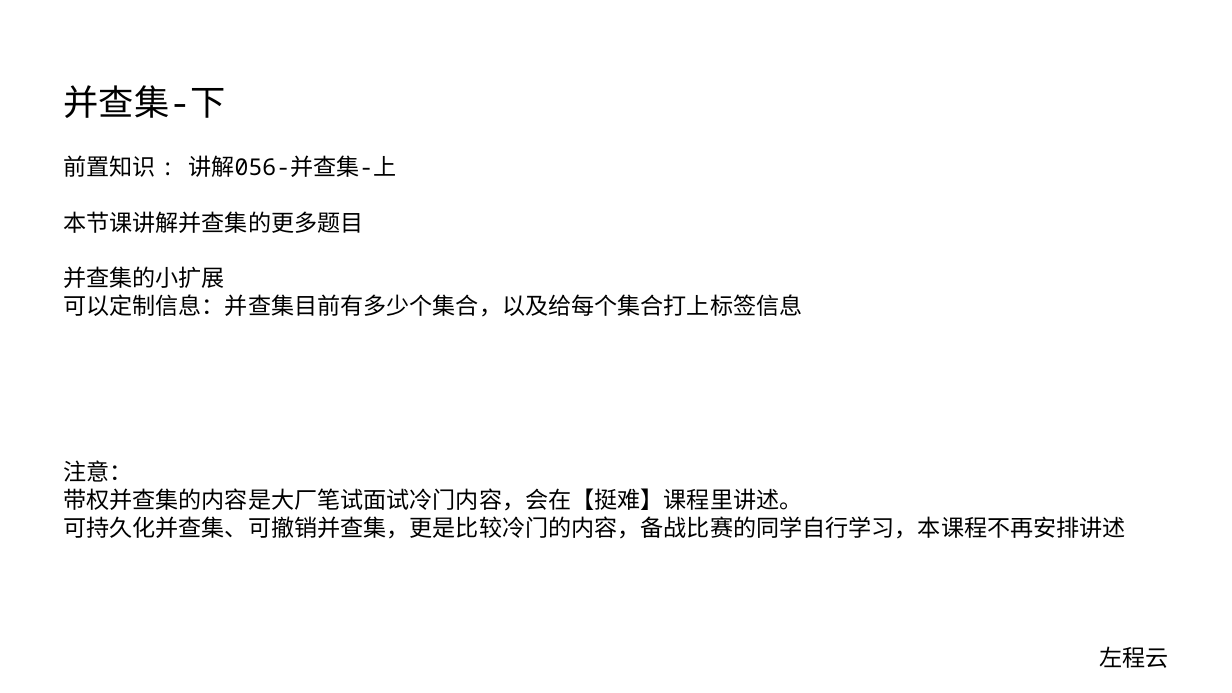
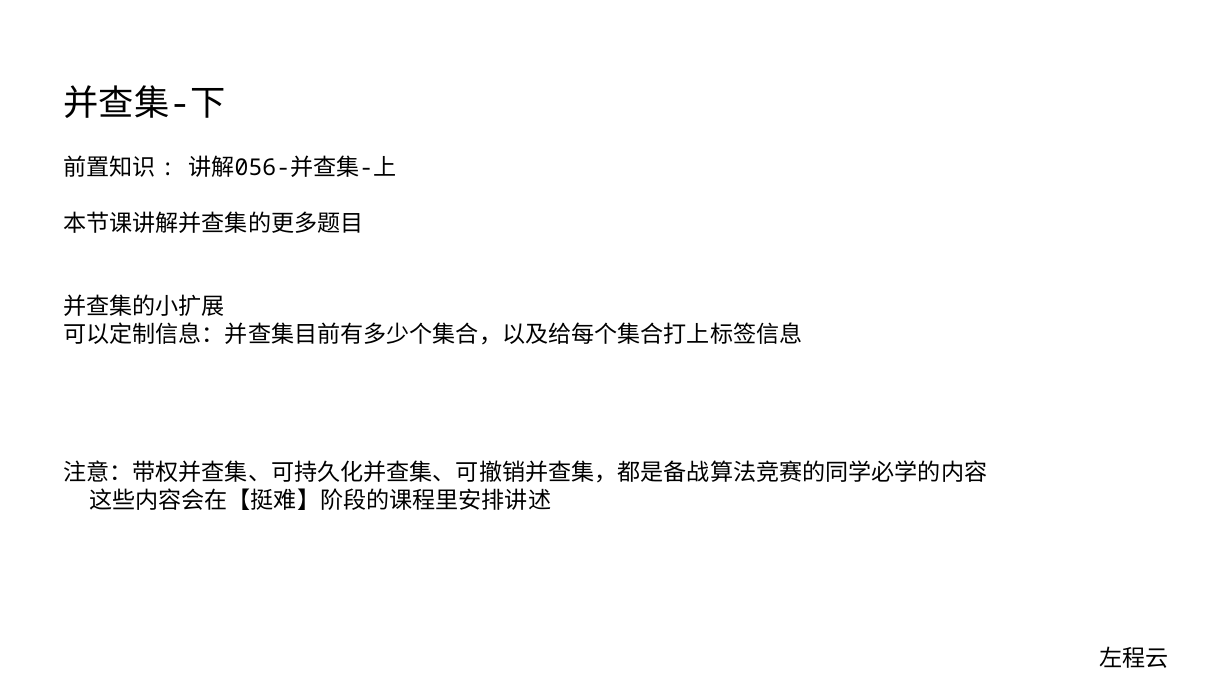
Before and after one commit to algorithmzuo/algorithm-journey, a slide deck: slide 1 of ppt/算法讲解057【必备】并查集-下.pptx. Drawn at 1232x693 pixels with LibreOffice and Linux fonts; fonts in the diff are those of the drawing. Boxes give left, top, right and bottom in pixels: in the first picture for what was removed or moved away, otherwise in the second. Text is boxed around its words. In the diff, an @@ line names an element or a change of style, - is before the commit and + after.

```diff
--- a/ppt/算法讲解057【必备】并查集-下.pptx
+++ b/ppt/算法讲解057【必备】并查集-下.pptx
@@ text at [63,460,987,510]: text changed @@
-注意：
-带权并查集的内容是大厂笔试面试冷门内容，会在【挺难】课程里讲述。
-可持久化并查集、可撤销并查集，更是比较冷门的内容，备战比赛的同学自行学习，本课程不再安排讲述
+注意：带权并查集、可持久化并查集、可撤销并查集，都是备战算法竞赛的同学必学的内容
+这些内容会在【挺难】阶段的课程里安排讲述
```
Also in this commit, not shown: 1 other file.
